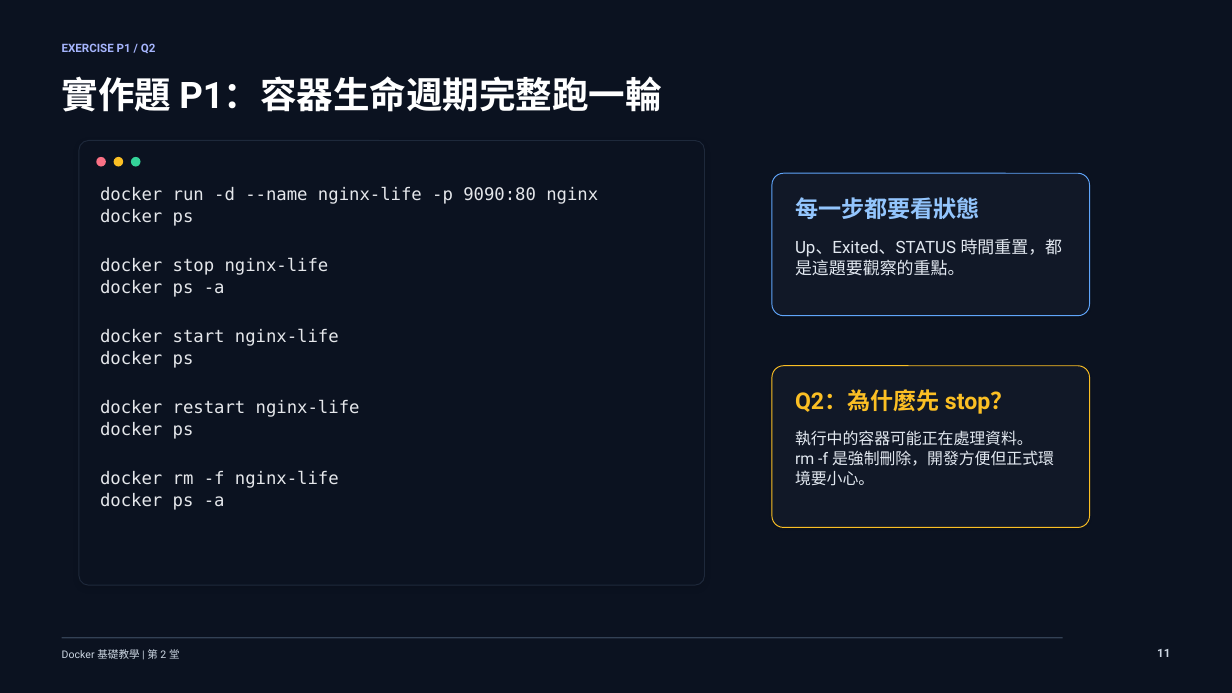
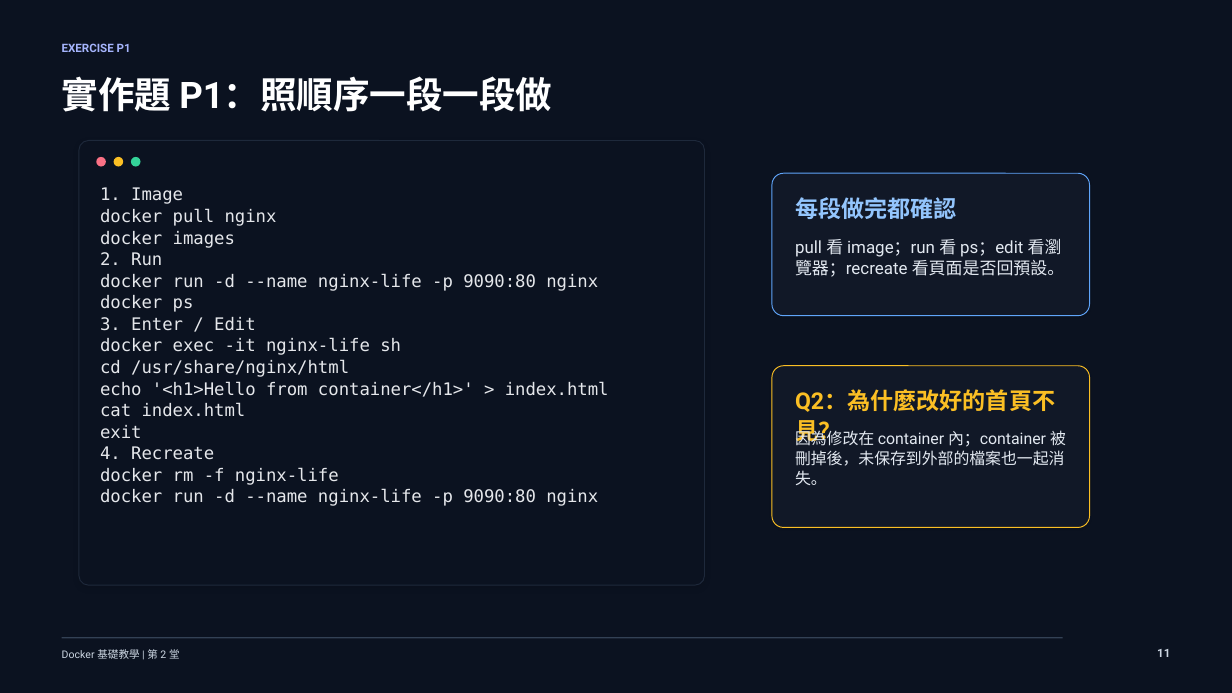
Before and after one commit to lalalalaluk/docker-practice, a slide deck: slide 12 of slides/docker-session2-flask-volume.pptx. Drawn at 1232x693 pixels with LibreOffice and Linux fonts; fonts in the diff are those of the drawing. Boxes give left, top, right and bottom in pixels: in the first picture for what was removed or moved away, otherwise in the second. Text is boxed around its words. In the diff, an @@ line names an element or a change of style, - is before the commit and + after.

```diff
--- a/slides/docker-session2-flask-volume.pptx
+++ b/slides/docker-session2-flask-volume.pptx
@@ text at [62, 43, 131, 52]: text changed @@
-EXERCISE P1 / Q2
+EXERCISE P1
@@ text at [62, 76, 552, 112]: text changed @@
-實作題 P1：容器生命週期完整跑一輪
+實作題 P1：照順序一段一段做
@@ text at [100, 187, 277, 265]: paragraphs added @@
+1. Image
+docker pull nginx
+docker images
+2. Run
@@ text at [795, 197, 957, 219]: text changed @@
-每一步都要看狀態
+每段做完都確認
@@ text at [795, 239, 1065, 277]: text changed @@
-Up、Exited、STATUS 時間重置，都是這題要觀察的重點。
+pull 看 image；run 看 ps；edit 看瀏覽器；recreate 看頁面是否回預設。
@@ text at [100, 317, 609, 460]: text changed @@
-docker stop nginx-life
-docker ps -a
-docker start nginx-life
-docker ps
-docker restart nginx-life
-docker ps
+3. Enter / Edit
+docker exec -it nginx-life sh
+cd /usr/share/nginx/html
+echo '<h1>Hello from container</h1>' > index.html
+cat index.html
+exit
+4. Recreate
@@ text at [795, 389, 1055, 412]: text changed @@
-Q2：為什麼先 stop？
+Q2：為什麼改好的首頁不見？
@@ text at [795, 428, 1066, 485]: text changed @@
-執行中的容器可能正在處理資料。
-rm -f 是強制刪除，開發方便但正式環境要小心。
+因為修改在 container 內；container 被刪掉後，未保存到外部的檔案也一起消失。
@@ text at [100, 489, 598, 506]: text changed @@
-docker ps -a
+docker run -d --name nginx-life -p 9090:80 nginx
```
Also in this commit, not shown: 38 other slides changed, 3 slides added, 3 slides removed, 4 other files.
